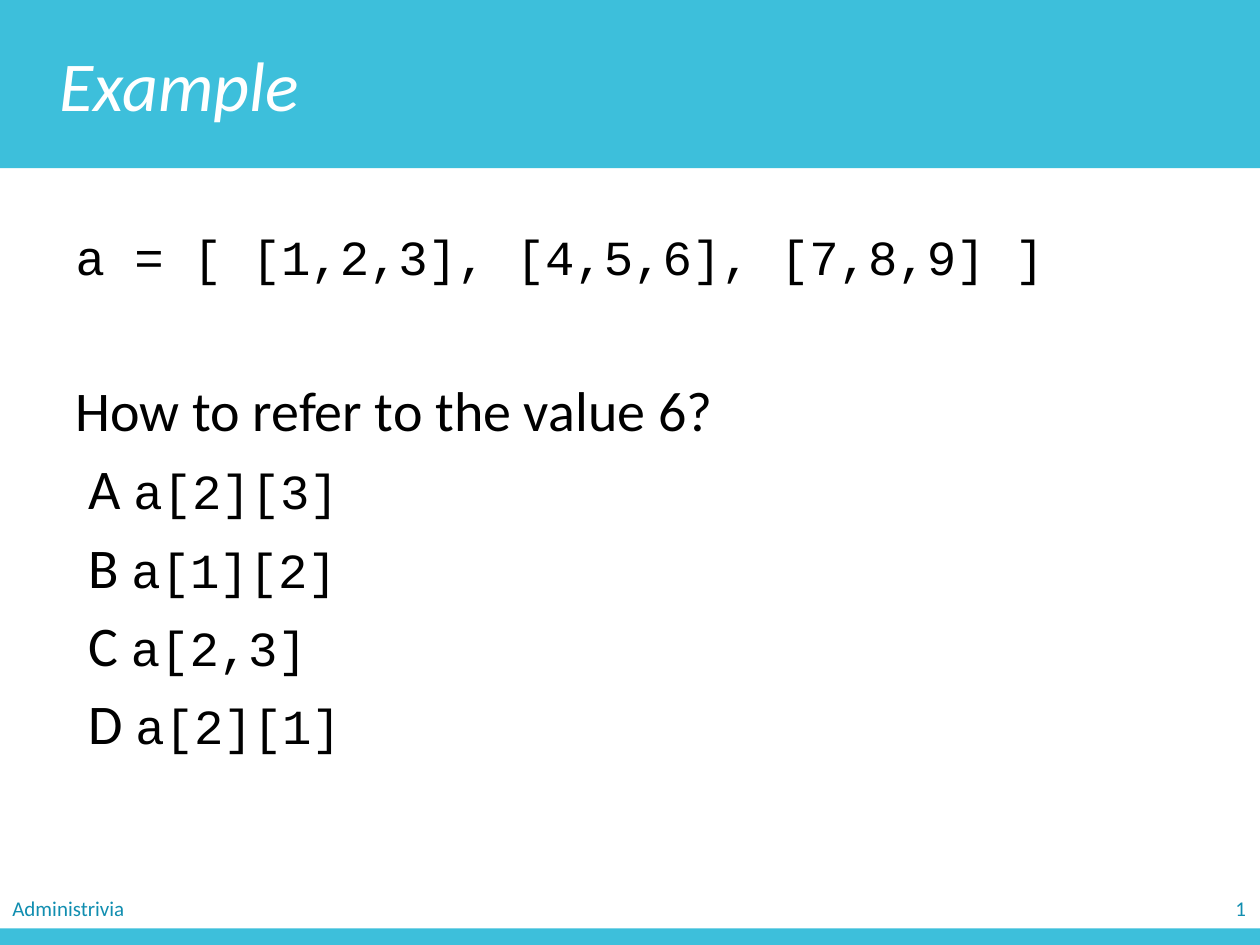
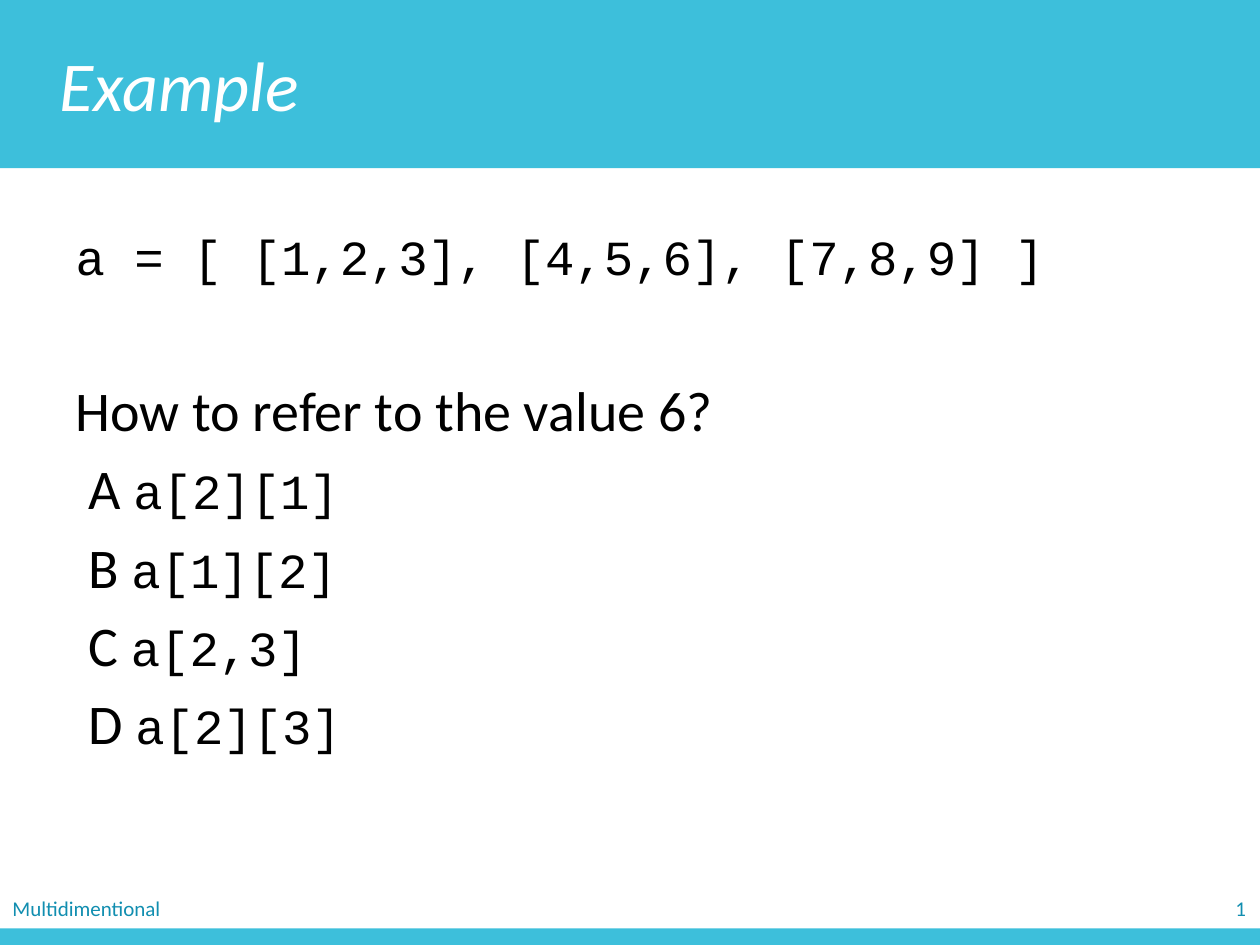
Before and after one commit to zichengliao/zuics101-fa17, a slide deck: slide 25 of lectures/lec10/lec10.pptx (slide 15 before the commit). Drawn at 1260x945 pixels with LibreOffice and Linux fonts; fonts in the diff are those of the drawing. Boxes give left, top, right and bottom in pixels: in the first picture for what was removed or moved away, otherwise in the second. Text is boxed around its words. In the diff, an @@ line names an element or a change of style, - is before the commit and + after.

```diff
--- a/lectures/lec10/lec10.pptx
+++ b/lectures/lec10/lec10.pptx
@@ text at (88, 473, 339, 520): text changed @@
-A a[2][3]
+A a[2][1]
@@ text at (88, 708, 341, 755): text changed @@
-D a[2][1]
+D a[2][3]
@@ text removed at (12, 901, 124, 916) @@
-Administrivia
@@ text added at (12, 901, 160, 916), 12 pt, text #118EB0 @@
+Multidimentional
```
Also in this commit, not shown: 23 other slides changed, 12 slides added, 1 slide removed, 4 other files.
